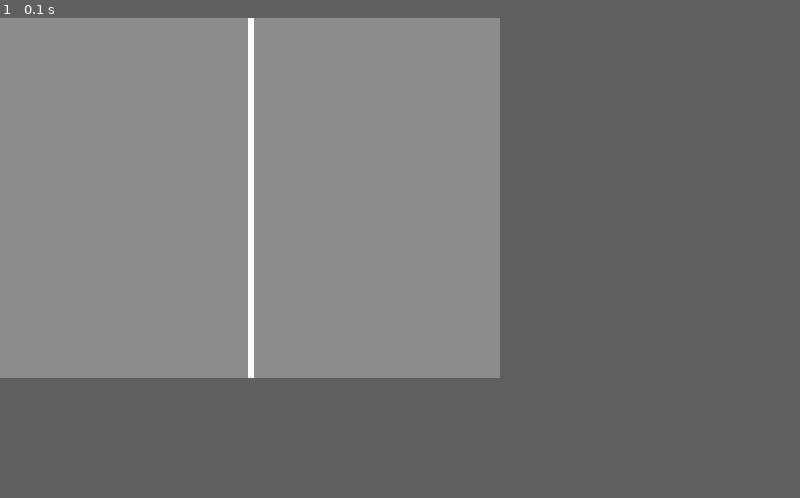
Above: before the commit, frame 1.
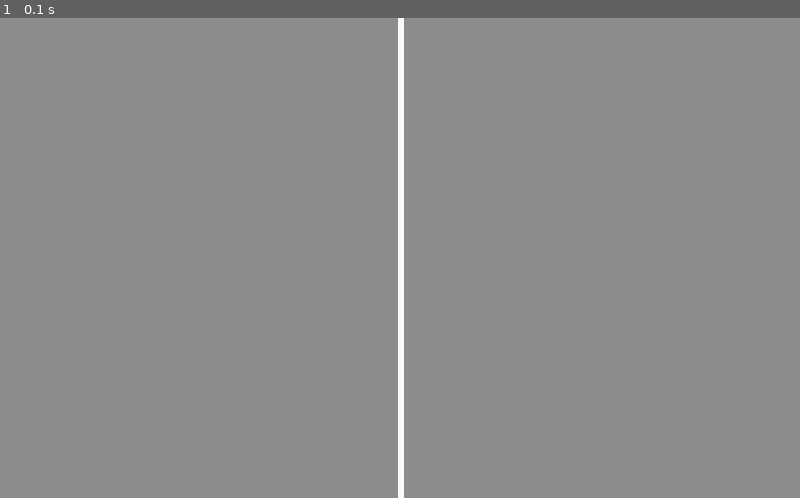
Above: after the commit, the same moment.

Repository: timov96/pygame
Game: pygame game, started from Game/Battle.py
The game is run twice, just before and just after one commit, with the same random seed, the same clock (stepped at 60 frames per second) and the same inputs.
Inputs:
- Up to frame 1 (0.1 s): no input
In our replay, the window is 500x360 before the commit and 800x480 after it. These sizes can differ from the game's own. Grey fills any space a smaller window leaves; there, only what the larger window draws over its background counts as a difference.

The runs differ from the first frame. In frame 1, 1.3% of the frame differs, in the area x 31-51%, y 0-100%.

Commit message:
Renamed Breakout to Battle

Diff:
--- a/Game/Breakout.py
+++ b/Game/Battle.py
@@ -7,7 +7,7 @@
 from Game.Shared import inputbox
 
 
-class Breakout:
+class Battle:
 
     def __init__(self):
 
@@ -133,4 +133,4 @@
         sound.stop()
         sound.play()
 
-Breakout().start()
+Battle().start()
--- a/Game/Shared/GameConstants.py
+++ b/Game/Shared/GameConstants.py
@@ -5,7 +5,7 @@
 class GameConstants:
 
     #Global Constants
-    SCREEN_SIZE = [500, 360]  # WIDTH, HEIGHT
+    SCREEN_SIZE = [800, 480]  # WIDTH, HEIGHT
     screen = pygame.display.set_mode((SCREEN_SIZE[0], SCREEN_SIZE[1]), 0, 32)
 
     #Lines Variables
--- a/Game/Shared/GameObject.py
+++ b/Game/Shared/GameObject.py
@@ -9,7 +9,7 @@
         self.__sprite = sprite
 
     def setPostition(self, position):
-        self.__position  = position
+        self.__position = position
 
     def getPostition(self):
         return self.__position
--- a/Game/__init__.py
+++ b/Game/__init__.py
@@ -1 +1 @@
-# from Game.Breakout import Breakout
+from Game.Battle import Battle
